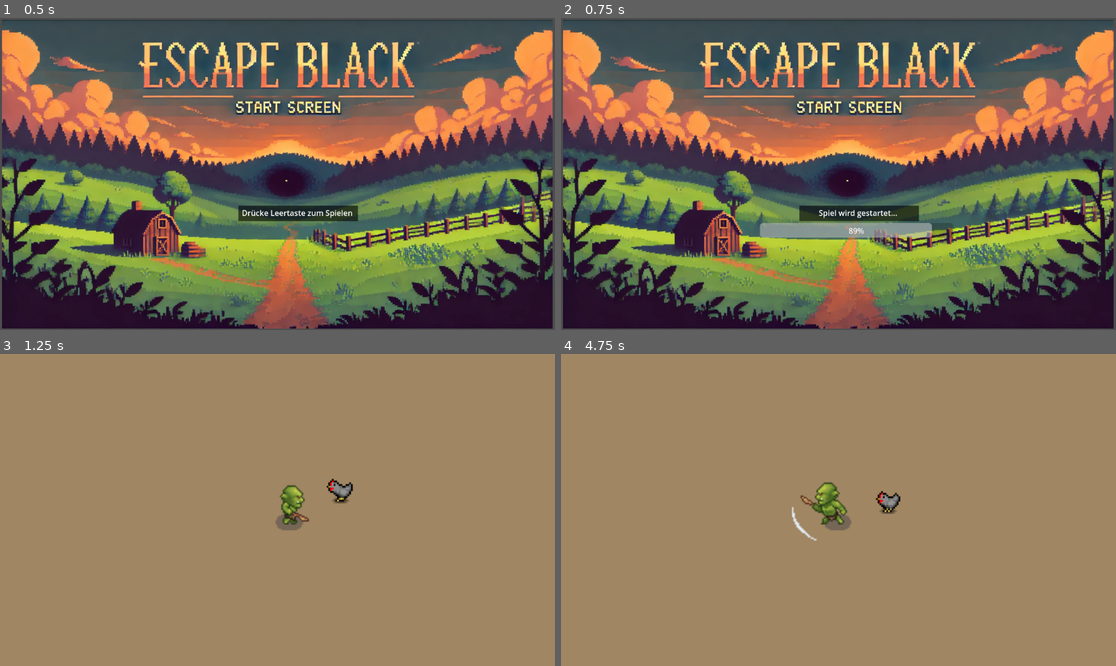
Above: before the commit, frames 1-4 (two rows, left to right).
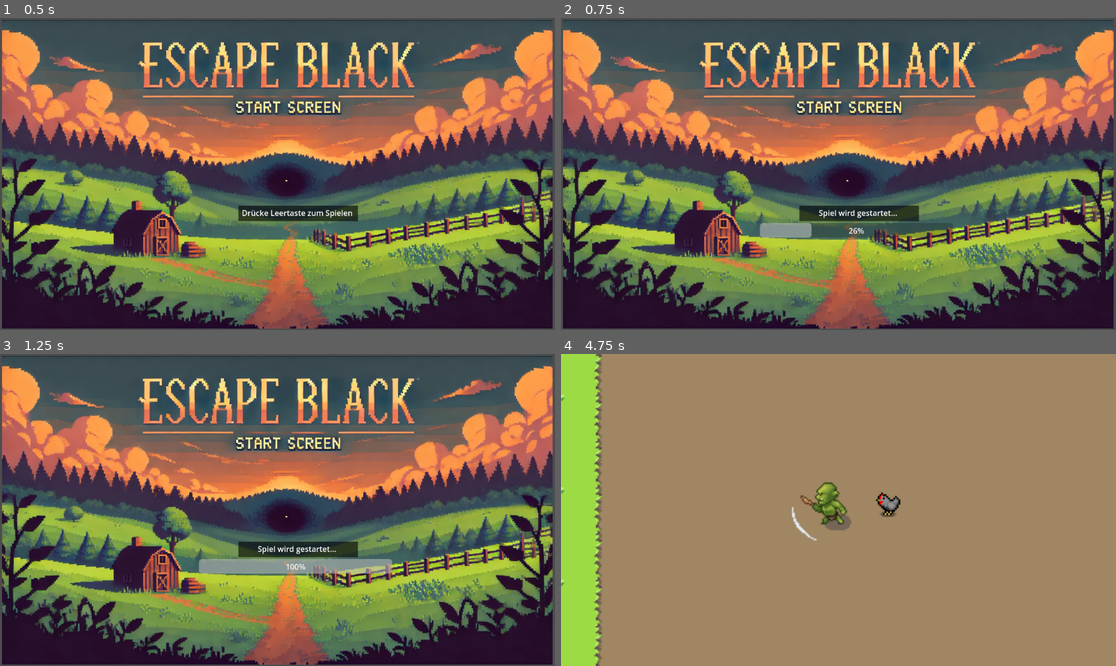
Above: after the commit, the same moments.

Repository: Ukkulleli/Escape-Black
Game: Godot game, scene res://start_screen.tscn
Two runs of this game, one before a commit and one after it. Both use one fixed random seed, a clock stepped at 60 frames per second and the inputs below.
Inputs:
- Up to frame 1 (0.5 s): no input
- Up to frame 2 (0.75 s): tap Enter at 0.5 s; hold D (right) from 0.53 s (still down); hold Space (attack) from 0.53 s (still down)
- Up to frame 3 (1.25 s): keep holding D (right); keep holding Space (attack)
- Up to frame 4 (4.75 s): release D (right) at 1.28 s; release Space (attack) at 1.28 s; hold S (down) 1.28-2.03 s; tap Space (attack) at 1.35, 2.85, 4.35 s; hold D (right) 2.03-2.78 s; hold Space (attack) 2.03-2.78 s; hold Up (up) 2.78-3.53 s; hold Space (attack) 3.53-4.28 s; hold A (left) from 3.53 s (still down)

Frame 1 is identical in both runs. In frame 2, 1.0% of the frame differs, in the area x 44-67%, y 65-71%; in frame 3, 100%, in the area x 0-100%, y 0-100%; in frame 4, 7.3%.
Error in both runs: Cannot call method 'change_scene_to_file' on a null value. (res://start_screen.gd:22)

Commit message:
Update start_screen.gd

Diff:
--- a/start_screen.gd
+++ b/start_screen.gd
@@ -17,6 +17,6 @@
 		while progress <= 100:
 			progress_bar.value = progress
 			progress += 1
-			await get_tree().create_timer(0.01).timeout
-
+			await get_tree().create_timer(0.05).timeout
+		await get_tree().create_timer(0.5).timeout
 		get_tree().change_scene_to_file("res://node_2d.tscn")
